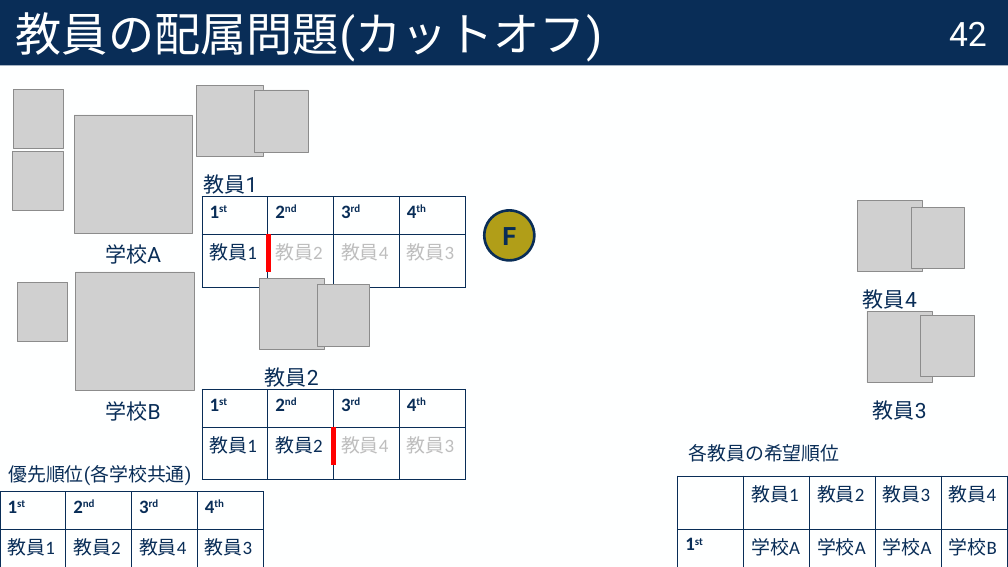
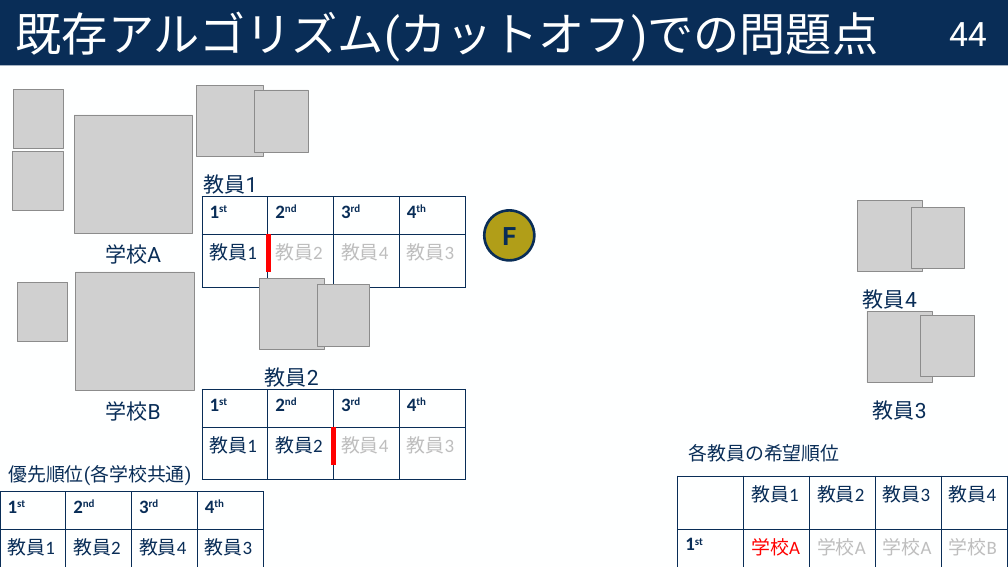
Before and after one commit to Krminfinity/master-thesis-2025, a slide deck: slide 45 of 修正コメント付き_修士論文中間報告.pptx (slide 43 before the commit). Drawn at 1008x567 pixels with LibreOffice and Linux fonts; fonts in the diff are those of the drawing; grey boxes stand for pictures. Boxes give left, top, right and bottom in pixels: in the first picture for what was removed or moved away, otherwise in the second. Text is boxed around its words. In the diff, an @@ line names an element or a change of style, - is before the commit and + after.

```diff
--- a/修正コメント付き_修士論文中間報告.pptx
+++ b/修正コメント付き_修士論文中間報告.pptx
@@ title at bbox=[16, 11, 879, 62]: text changed @@
-教員の配属問題(カットオフ)
+既存アルゴリズム(カットオフ)での問題点
@@ page number at bbox=[949, 22, 987, 46]: text changed @@
-42
+44
@@ table at bbox=[678, 476, 1007, 567] @@
@@ text colour #092D57 to #FF0000 in "学校A", "学校B" @@
@@ text colour #092D57 to #BEBEBE in "学校A", "学校A", "学校B", "学校A" @@
```
Also in this commit, not shown: 71 other slides changed, 14 slides added, 1 slide removed.
